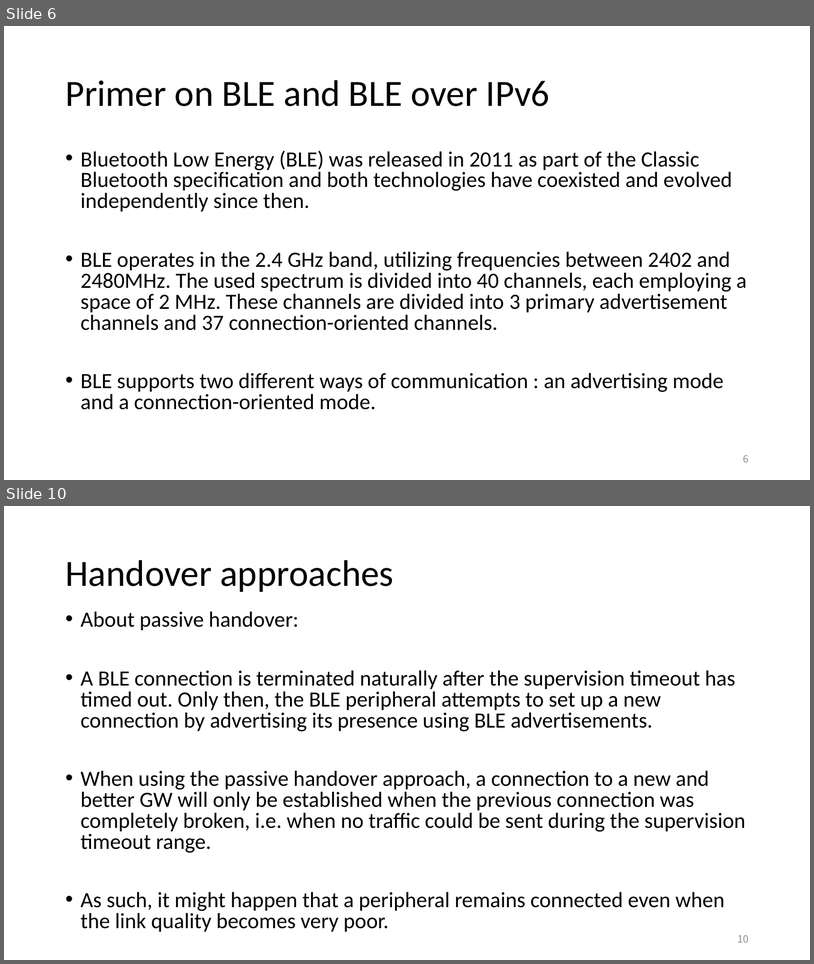
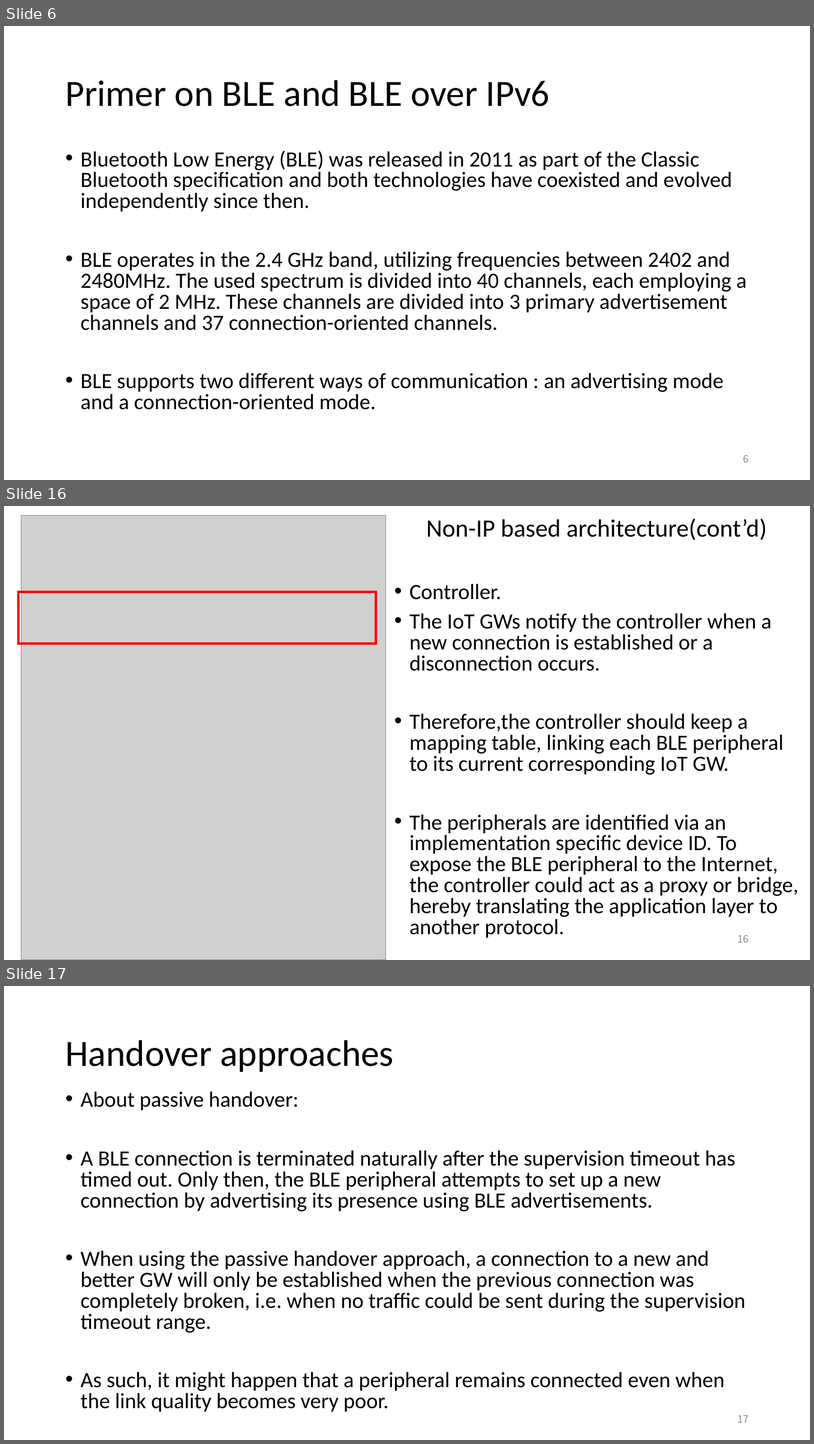
Before and after one commit to EKOISMYLOVE/NTUT_GM_PPT, a slide deck: A BLE-based multi-gateway network infrastructure with handover support for mobile BLE peripherals.pptx. Shown one above the other, each under a label of ours: slides 6 and 10 before the commit, slides 6, 16 and 17 after it; the slides between them are not shown. The pictures are 814x964 and 814x1444 pixels, drawn with LibreOffice and Linux fonts; fonts in the diff are those of the drawing; grey boxes stand for pictures. Boxes give left, top, right and bottom in pixels: in the first picture for what was removed or moved away, otherwise in the second. Text is boxed around its words. In the diff, an @@ line names an element or a change of style, - is before the commit and + after.

```diff
--- a/A BLE-based multi-gateway network infrastructure with handover support for mobile BLE peripherals.pptx
+++ b/A BLE-based multi-gateway network infrastructure with handover support for mobile BLE peripherals.pptx
@@ slide 16 added at [4, 506, 810, 960], background #FFFFFF @@
@@ picture added at [21, 515, 386, 960] @@
@@ text added at [410, 519, 799, 937], 25.9 pt, text #000000 @@
+Non-IP based architecture(cont’d)
+• Controller.
+• The IoT GWs notify the controller when a new connection is established or a disconnection occurs.
+• Therefore,the controller should keep a mapping table, linking each BLE peripheral to its current corresponding IoT GW.
+• The peripherals are identified via an implementation specific device ID. To expose the BLE peripheral to the Internet, the controller could act as a proxy or bridge, hereby translating the application layer to another protocol.
@@ rectangle added at [18, 592, 376, 643], outline #FF0000 3 pt @@
@@ page number added at [738, 934, 749, 942], 12 pt, text #8C8C8C @@
+16
@@ what was slide 10 is now slide 17 @@
@@ page number at [738, 1415, 749, 1422]: text changed @@
-10
+17
```
Also in this commit, not shown: 3 slides changed, 6 other slides added.
